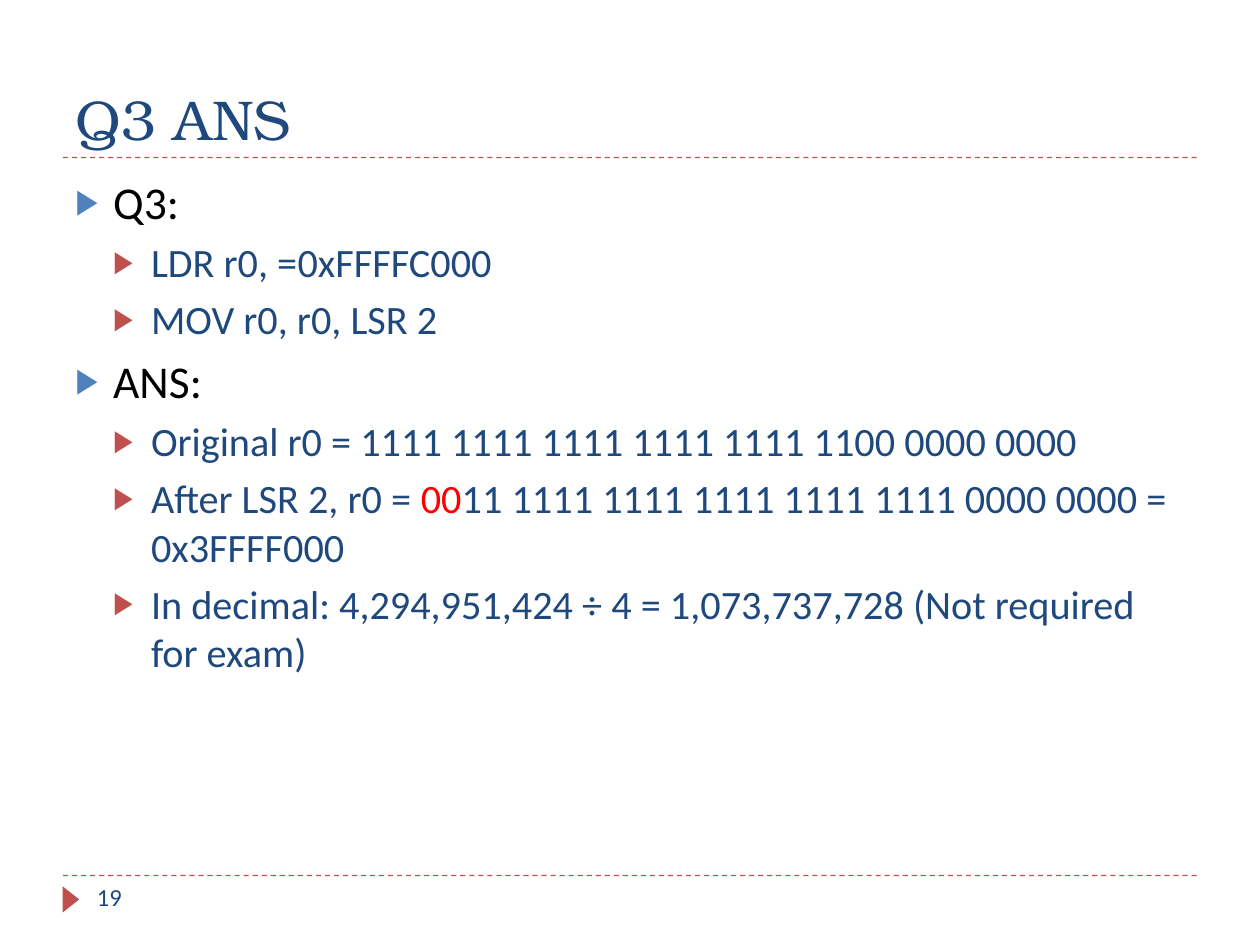
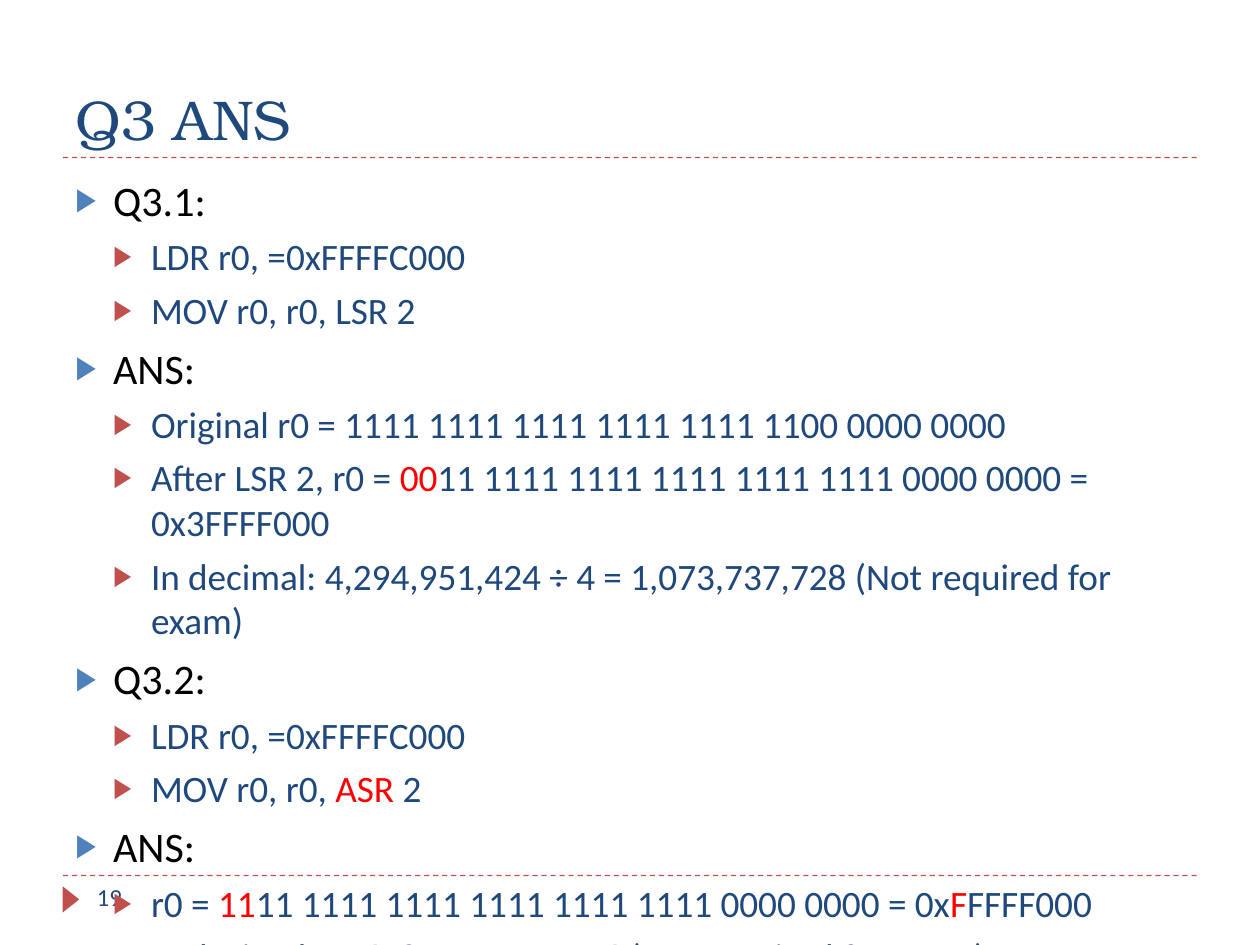
Before and after one commit to guhofstra/CSC111Sp26, a slide deck: slide 19 of PPTs/Ch4_ARM_Arithmetic_Logic_Exercises_ANS.pptx. Drawn at 1260x945 pixels with LibreOffice and Linux fonts; fonts in the diff are those of the drawing. Boxes give left, top, right and bottom in pixels: in the first picture for what was removed or moved away, otherwise in the second. Text is boxed around its words. In the diff, an @@ line names an element or a change of style, - is before the commit and + after.

```diff
--- a/PPTs/Ch4_ARM_Arithmetic_Logic_Exercises_ANS.pptx
+++ b/PPTs/Ch4_ARM_Arithmetic_Logic_Exercises_ANS.pptx
@@ text at [113, 188, 206, 222]: text changed; size 26 to 24.1 pt @@
-▶ Q3:
+▶ Q3.1:
@@ text at [113, 246, 1111, 639]: size 23 to 21.3 pt in "LDR r0, =0xFFFFC000", "MOV r0, r0, LSR 2", "Original r0 = 1111 1111 1111 1111 ...", "After LSR 2, r0 = 0011 1111 ..." and 1 more places; size 26 to 24.1 pt in "ANS:" @@
@@ text at [113, 666, 1092, 918]: paragraphs added @@
+▶ Q3.2:
+  ▶ LDR r0, =0xFFFFC000
+  ▶ MOV r0, r0, ASR 2
+▶ ANS:
+  ▶ r0 = 1111 1111 1111 1111 1111 1111 0000 0000 = 0xFFFFF000
+  ▶ In decimal: −16384 ÷ 4 = −4096 (Not required for exam)
```
Also in this commit, not shown: 2 other slides changed, 1 slide removed, 5 other files.
